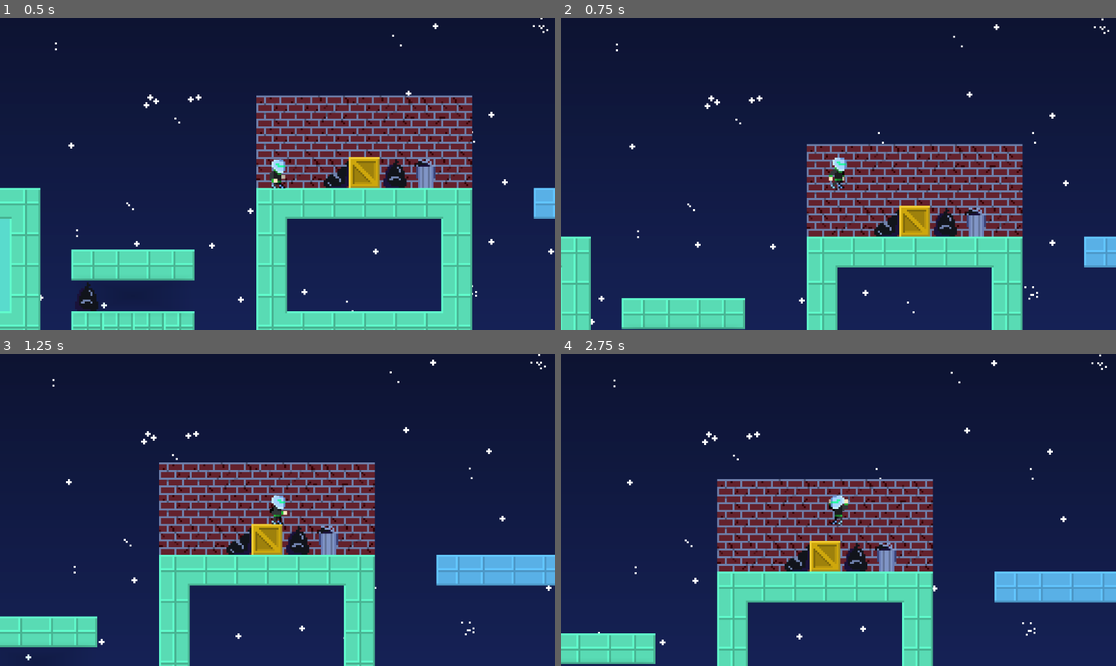
Above: before the commit, frames 1-4 (two rows, left to right).
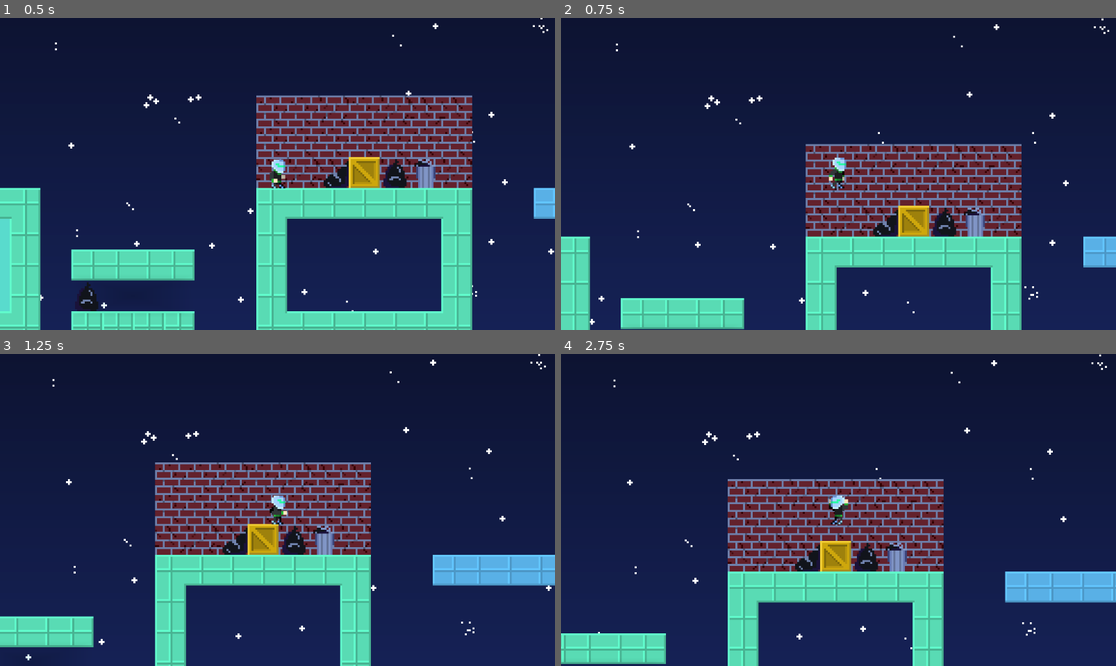
Above: after the commit, the same moments.

Repository: reneelias/Godot-2D-Platformer
Game: Godot game, scene res://Scenes/main.tscn
Two runs of this game, one before a commit and one after it. Both use one fixed random seed, a clock stepped at 60 frames per second and the inputs below.
Inputs:
- Up to frame 1 (0.5 s): no input
- Up to frame 2 (0.75 s): hold D from 0.53 s (still down); hold Space (Jump) from 0.53 s (still down)
- Up to frame 3 (1.25 s): keep holding D; keep holding Space (Jump)
- Up to frame 4 (2.75 s): release Space (Jump) at 1.28 s; tap R at 1.35 s; tap Space (Jump) at 1.52, 1.55, 1.82 s; release D at 2.03 s; hold A from 2.03 s (still down); hold Space (Jump) from 2.03 s (still down)

Frame 1 is identical in both runs. In frame 2, 3.6% of the frame differs, in the area x 0-99%, y 40-100%; in frame 3, 7.7%; in frame 4, 9.8%, in the area x 0-100%, y 40-100%.

Commit message:
add wall jump coyote frames

Diff:
--- a/2d-platformer/Scenes/main.tscn
+++ b/2d-platformer/Scenes/main.tscn
@@ -269,11 +269,12 @@
 moveSpeed = 5.0
 jumpSpeed = 80.0
 friction = 0.1
-inAirDamp = 0.8
+inAirDamp = 0.9
 jumpSpeedFrames = 13
 maxVelX = 100.0
 jumpSpeedScaler = 0.375
 wallJumpSpeed = 150.0
+wallCoyoteFrames = 7
 
 [node name="TileMapLayers" type="Node2D" parent="."]
 
--- a/2d-platformer/Scripts/CharacterController.gd
+++ b/2d-platformer/Scripts/CharacterController.gd
@@ -24,7 +24,12 @@
 # const JUMP_SPEED_SCALER = .125
 @export var wallJumpSpeed := 200.0
 @export var wallHugSpeed := 100.0
+@export var wallCoyoteFrames := 5
+var wallCoyoteFramesCount := 0
 var inputVelocity := Vector2.ZERO
+var previousVelocity := Vector2.ZERO
+var prevVelCounter := 0
+var touchingWall := false
 
 enum PlayerMode{
 	PLAYING,
@@ -110,6 +115,9 @@
 		velocity = Vector2.ZERO
 
 	move_and_slide()
+	prevVelCounter += 1
+	if prevVelCounter % 2 == 0:
+		previousVelocity = velocity
 
 func updateJump():
 	if is_on_floor():
@@ -117,19 +125,27 @@
 	elif coyoteFramesCount < coyoteFrames:
 		coyoteFramesCount += 1
 
+	if is_on_wall() and (!touchingWall or get_wall_normal().x == -inputVelocity.normalized().x):
+		wallCoyoteFramesCount = 0
+	elif wallCoyoteFramesCount < wallCoyoteFrames:
+		wallCoyoteFramesCount += 1
+
+	touchingWall = is_on_wall()
+
 	if Input.is_action_just_pressed("Jump"):
-		if is_on_floor() or coyoteFramesCount < coyoteFrames and playerState != PlayerState.JUMP:
+		if (is_on_floor() or coyoteFramesCount < coyoteFrames) and playerState != PlayerState.JUMP:
 			jumpSpeedFramesCount = 0
 			jumpSpeedFrames = JUMP_FRAMES
 			velocity -= Vector2(0, jumpSpeed)
 			setPlayerState(PlayerState.JUMP)
-		elif is_on_wall() and get_wall_normal().x == -inputVelocity.normalized().x:
+		elif (is_on_wall() and get_wall_normal().x == -inputVelocity.normalized().x) or wallCoyoteFramesCount < wallCoyoteFrames:
 			jumpSpeedFramesCount = 0
 			jumpSpeedFrames = WALL_JUMP_FRAMES
 			var wallJumpVec = get_wall_normal()
 			wallJumpVec = wallJumpVec.rotated(deg_to_rad(50) * wallJumpVec.x)
 			wallJumpVec.y = -abs(wallJumpVec.y)
 			velocity = wallJumpVec * wallJumpSpeed
+			wallCoyoteFramesCount = wallCoyoteFrames
 			setPlayerState(PlayerState.JUMP)
 	# elif Input.is_action_pressed("Jump") and (playerState == PlayerState.JUMP or playerState == PlayerState.WALL_HUG) and jumpSpeedFramesCount < jumpSpeedFrames:
 	elif Input.is_action_pressed("Jump") and playerState == PlayerState.JUMP and jumpSpeedFramesCount < jumpSpeedFrames:
